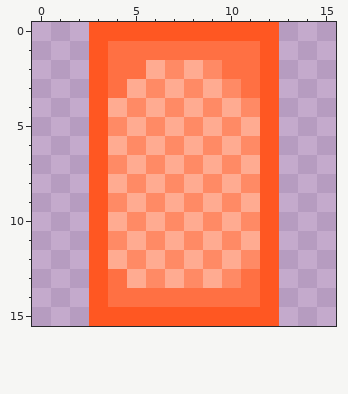
Two states of a pixel-art file, Assets/Arts/Enemies/EnemyLevel/EnemyLevelBorder.aseprite. This is how it looked before the edit.
16x16 pixels, 1 frame.
And afterwards:
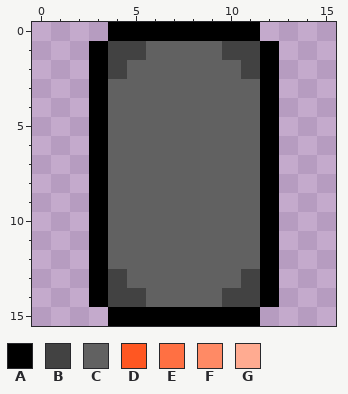
Palette (. is transparent): A #000000  B #424242  C #616161  D #ff5722  E #ff7043  F #ff8a65  G #ffab91
The exact change:
Changed rows in their new state; - is an unchanged pixel.
first column x 3:
 0 .AAAAAAAA.
 1 ABBCCCCBBA
 2 ABCCCCCCBA
 3 ACCCCCCCCA
 4 ACCCCCCCCA
 5 ACCCCCCCCA
 6 ACCCCCCCCA
 7 ACCCCCCCCA
 8 ACCCCCCCCA
 9 ACCCCCCCCA
10 ACCCCCCCCA
11 ACCCCCCCCA
12 ACCCCCCCCA
13 ABCCCCCCBA
14 ABBCCCCBBA
15 .AAAAAAAA.
Where, in picture pixels (left, top, right, bottom), the same in both pictures:
changed: (89, 22, 279, 326)
